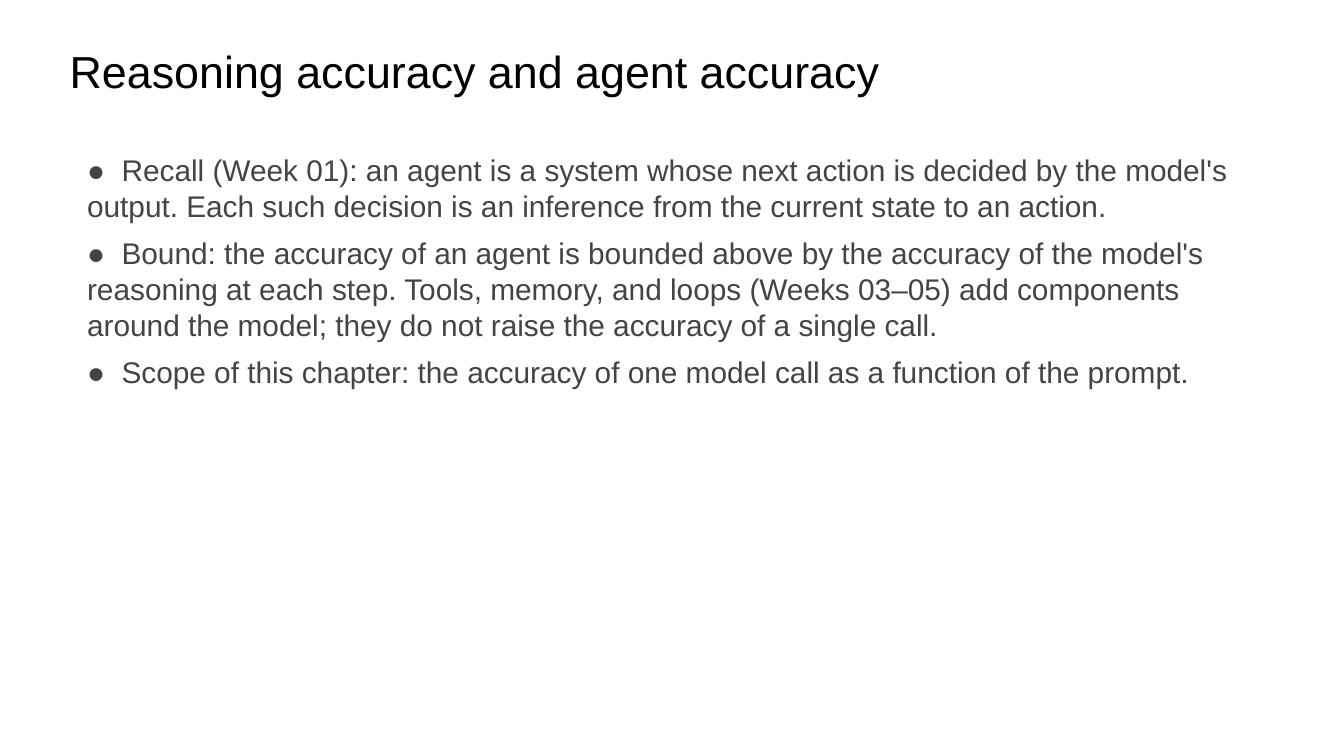
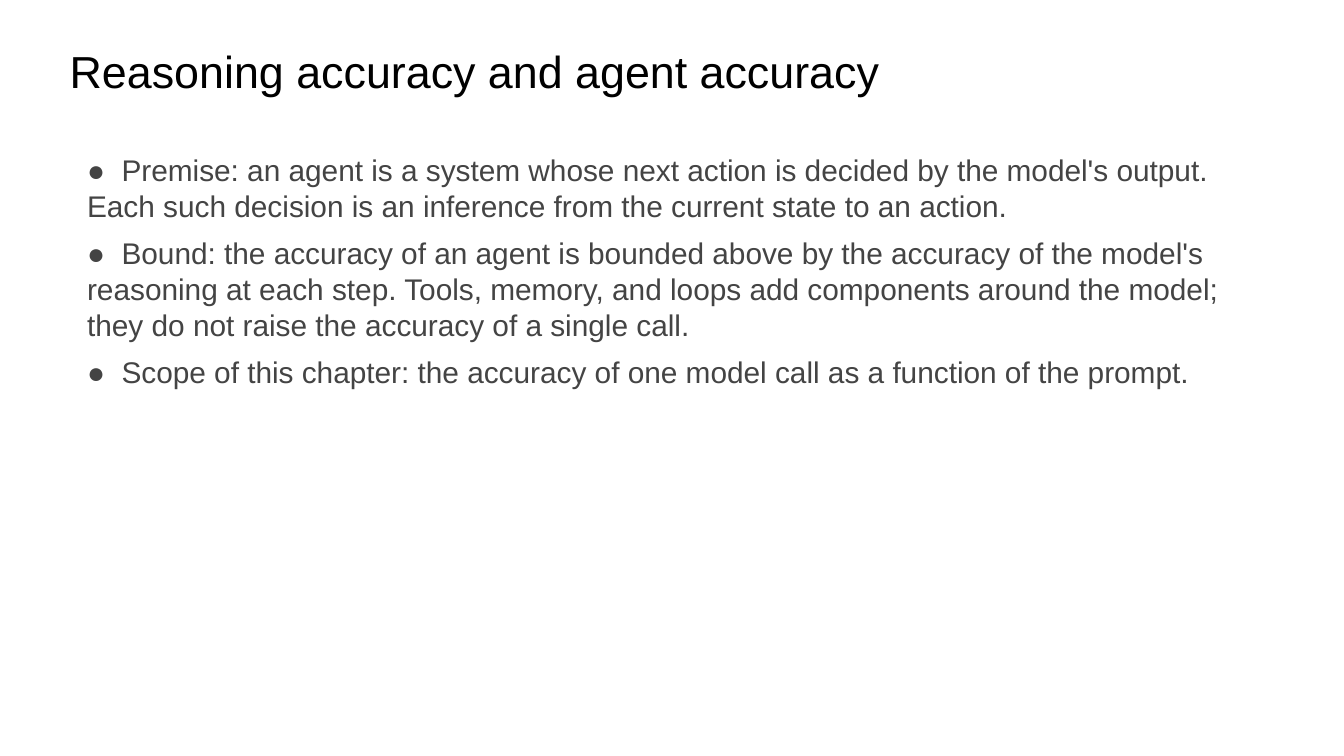
Before and after one commit to ralbu85/stml_2026, a slide deck: slide 4 of lectures/week02/slides-draft-w2.pptx. Drawn at 1344x756 pixels with LibreOffice and Linux fonts; fonts in the diff are those of the drawing. Boxes give left, top, right and bottom in pixels: in the first picture for what was removed or moved away, otherwise in the second. Text is boxed around its words. In the diff, an @@ line names an element or a change of style, - is before the commit and + after.

```diff
--- a/lectures/week02/slides-draft-w2.pptx
+++ b/lectures/week02/slides-draft-w2.pptx
@@ text at box(87, 159, 1218, 341): text changed @@
-● Recall (Week 01): an agent is a system whose next action is decided by the model's output. Each such decision is an inference from the current state to an action.
-● Bound: the accuracy of an agent is bounded above by the accuracy of the model's reasoning at each step. Tools, memory, and loops (Weeks 03–05) add components around the model; they do not raise the accuracy of a single call.
+● Premise: an agent is a system whose next action is decided by the model's output. Each such decision is an inference from the current state to an action.
+● Bound: the accuracy of an agent is bounded above by the accuracy of the model's reasoning at each step. Tools, memory, and loops add components around the model; they do not raise the accuracy of a single call.
```
Also in this commit, not shown: 14 other slides changed, 1 other file.
